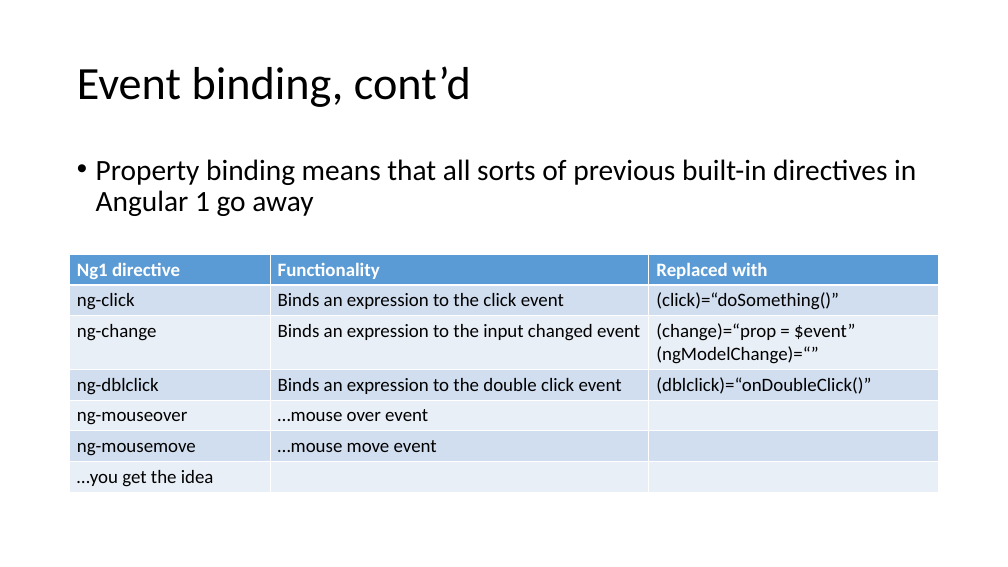
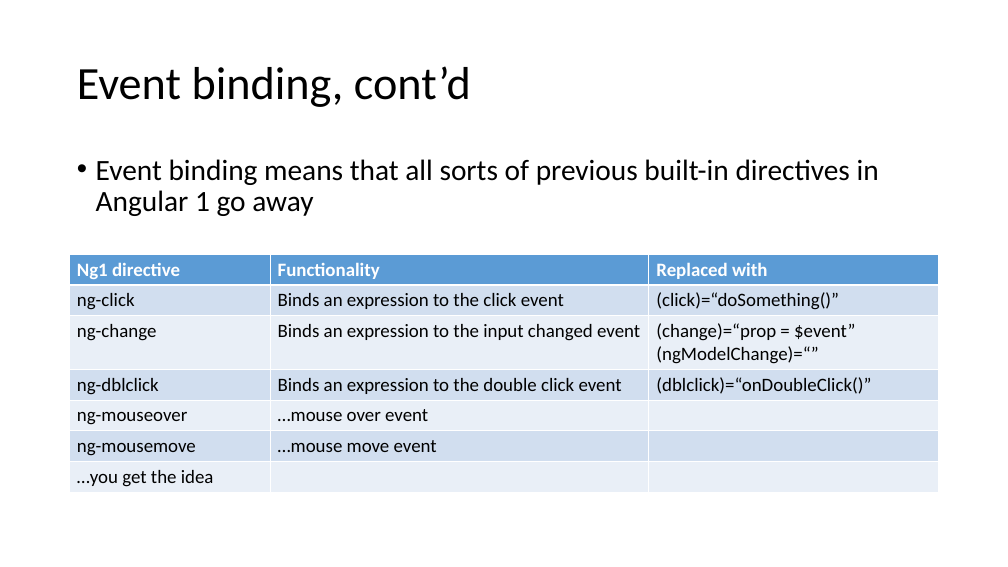
Before and after one commit to schneidenbach/Angular2-AspNetCore-TypeScript-Workshop, a slide deck: slide 11 of slides/3 - Components and Templating.pptx. Drawn at 1008x567 pixels with LibreOffice and Linux fonts; fonts in the diff are those of the drawing. Boxes give left, top, right and bottom in pixels: in the first picture for what was removed or moved away, otherwise in the second. Text is boxed around its words. In the diff, an @@ line names an element or a change of style, - is before the commit and + after.

Commit message:
tweaked some slides

```diff
--- a/slides/3 - Components and Templating.pptx
+++ b/slides/3 - Components and Templating.pptx
@@ text at box(96, 159, 879, 216): text changed @@
-• Property binding means that all sorts of previous built-in directives in Angular 1 go away
+• Event binding means that all sorts of previous built-in directives in Angular 1 go away
```
Also in this commit, not shown: 3 other files.
